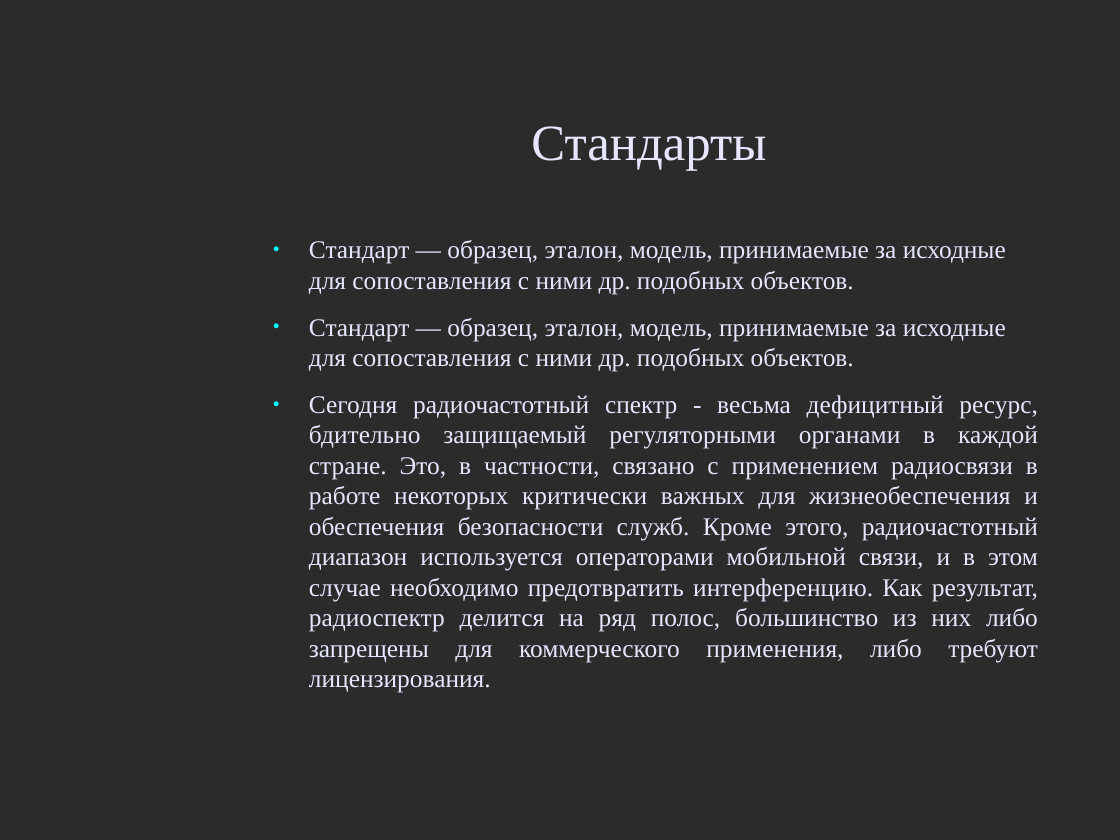
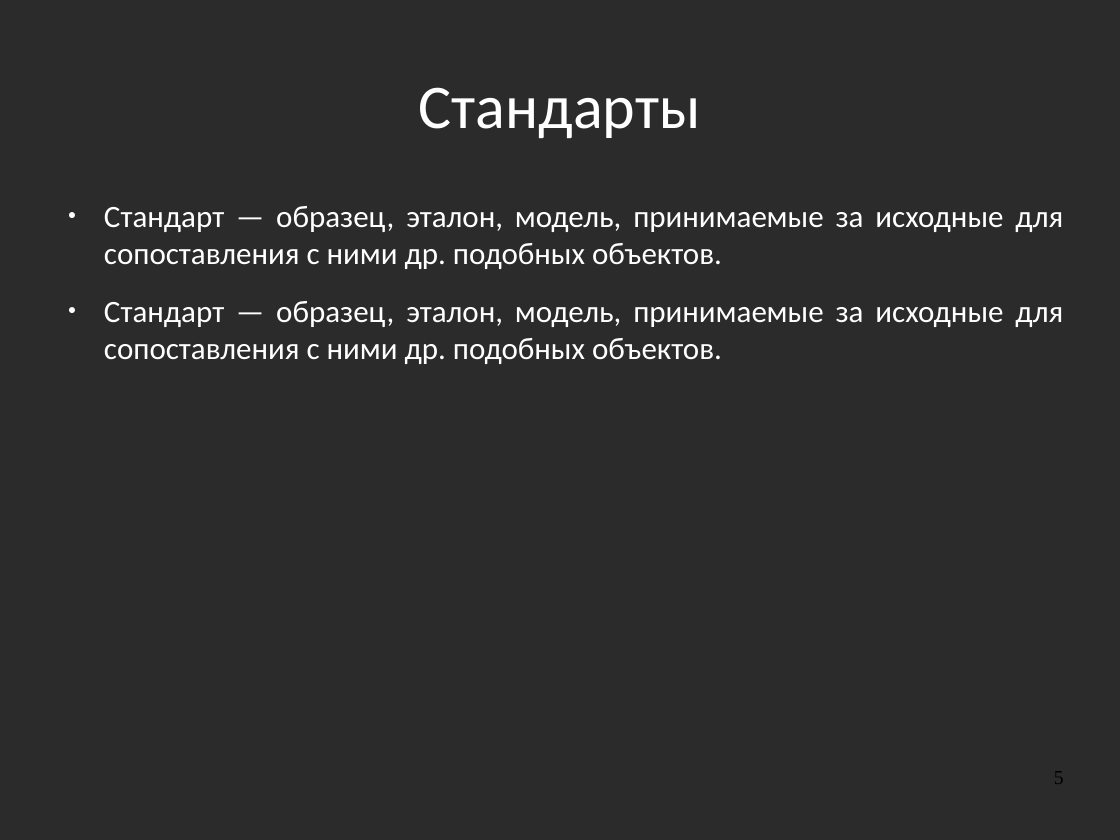
Before and after one commit to aeremenok/a-team-777, a slide deck: slide 5 of 10/smm/doc/eav_wireless.odp. Drawn at 1120x840 pixels with LibreOffice and Linux fonts; fonts in the diff are those of the drawing; background and template pictures are left out; a plain dark background stands for a picture behind light text. Boxes give left, top, right and bottom in pixels: in the first picture for what was removed or moved away, otherwise in the second. Text is boxed around its words. In the diff, an @@ line names an element or a change of style, - is before the commit and + after.

```diff
--- a/10/smm/doc/eav_wireless.odp
+++ b/10/smm/doc/eav_wireless.odp
@@ title "Стандарты": place and size @@
-title "Стандарты" at box(531, 126, 766, 170)
+title "Стандарты" at box(419, 87, 701, 138)
@@ title "Стандарты" at box(419, 87, 701, 138): size 36 to 44 pt, font Times New Roman to Calibri, text colour #E6E6FF to #FFFFFF @@
@@ text "Стандарт — образец, эталон, модель, ...": place and size @@
-text "Стандарт — образец, эталон, модель, ..." at box(309, 240, 1038, 693)
+text "Стандарт — образец, эталон, модель, ..." at box(104, 206, 1063, 364)
@@ text "Стандарт — образец, эталон, модель, ..." at box(104, 206, 1063, 364): size 18 to 22 pt, font Times New Roman to Calibri, text colour #E6E6FF to #FFFFFF; alignment left to justified; more space between paragraphs; bullet colour #00FFFF to #FFFFFF @@
@@ text at box(309, 395, 1038, 693): paragraph removed @@
-● Сегодня радиочастотный спектр - весьма дефицитный ресурс, бдительно защищаемый регуляторными органами в каждой стране. Это, в частности, связано с применением радиосвязи в работе некоторых критически важных для жизнеобеспечения и обеспечения безопасности служб. Кроме этого, радиочастотный диапазон используется операторами мобильной связи, и в этом случае необходимо предотвратить интерференцию. Как результат, радиоспектр делится на ряд полос, большинство из них либо запрещены для коммерческого применения, либо требуют лицензирования.
@@ page number added at box(1054, 771, 1064, 783), 14 pt, text #000000 @@
+5
```
Also in this commit, not shown: 44 other slides changed, 1 slide added, 1 slide removed.
